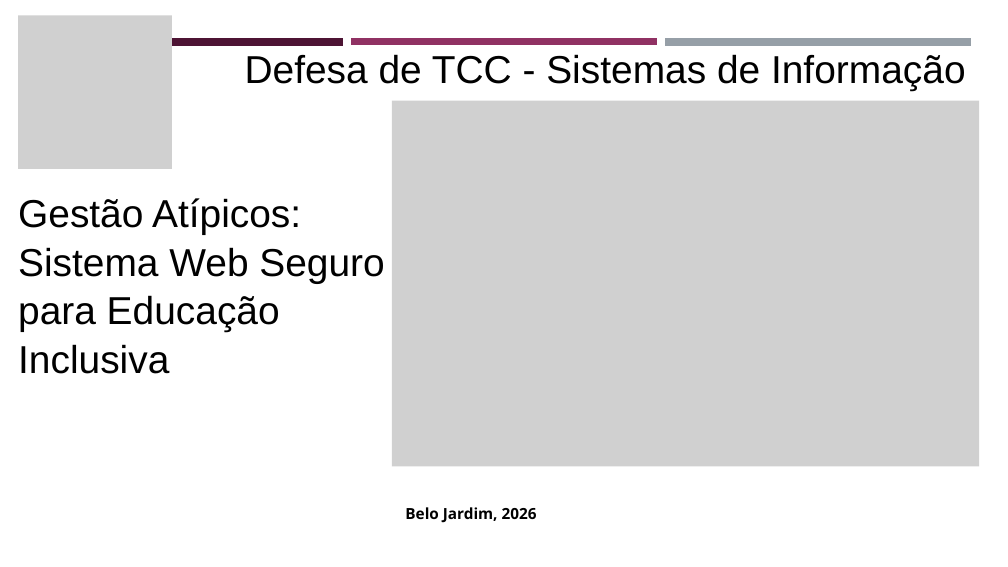
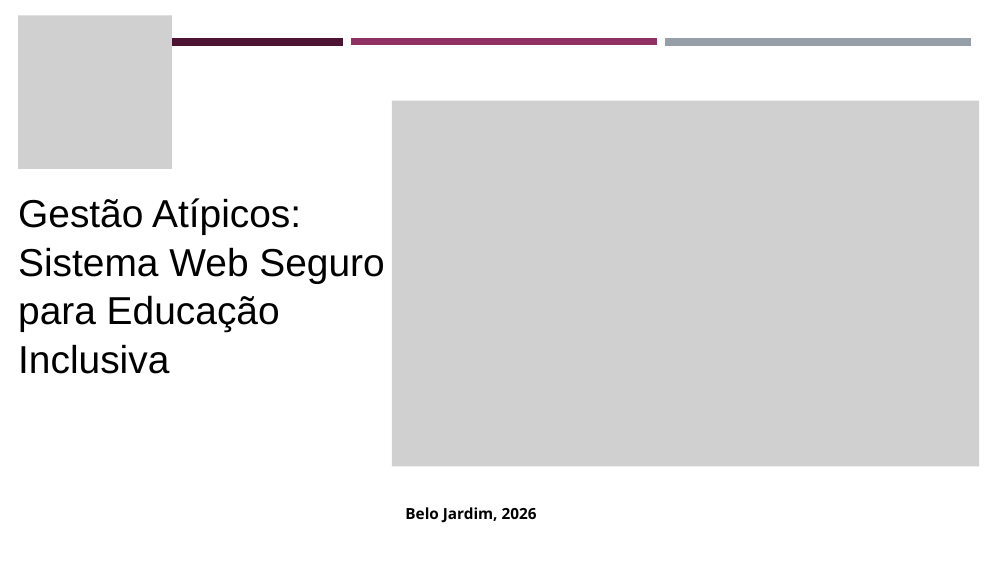
Before and after one commit to z12guilherme/gestao_atipicos, a slide deck: slide 1 of tcc/TCC - Slides.pptx. Drawn at 1008x567 pixels with LibreOffice and Linux fonts; fonts in the diff are those of the drawing; grey boxes stand for pictures. Boxes give left, top, right and bottom in pixels: in the first picture for what was removed or moved away, otherwise in the second. Text is boxed around its words. In the diff, an @@ line names an element or a change of style, - is before the commit and + after.

Commit message:
Atualizando SLIDES e BACKUP

```diff
--- a/tcc/TCC - Slides.pptx
+++ b/tcc/TCC - Slides.pptx
@@ text removed at (245, 54, 966, 90) @@
-Defesa de TCC - Sistemas de Informação
```
Also in this commit, not shown: 6 other files.
